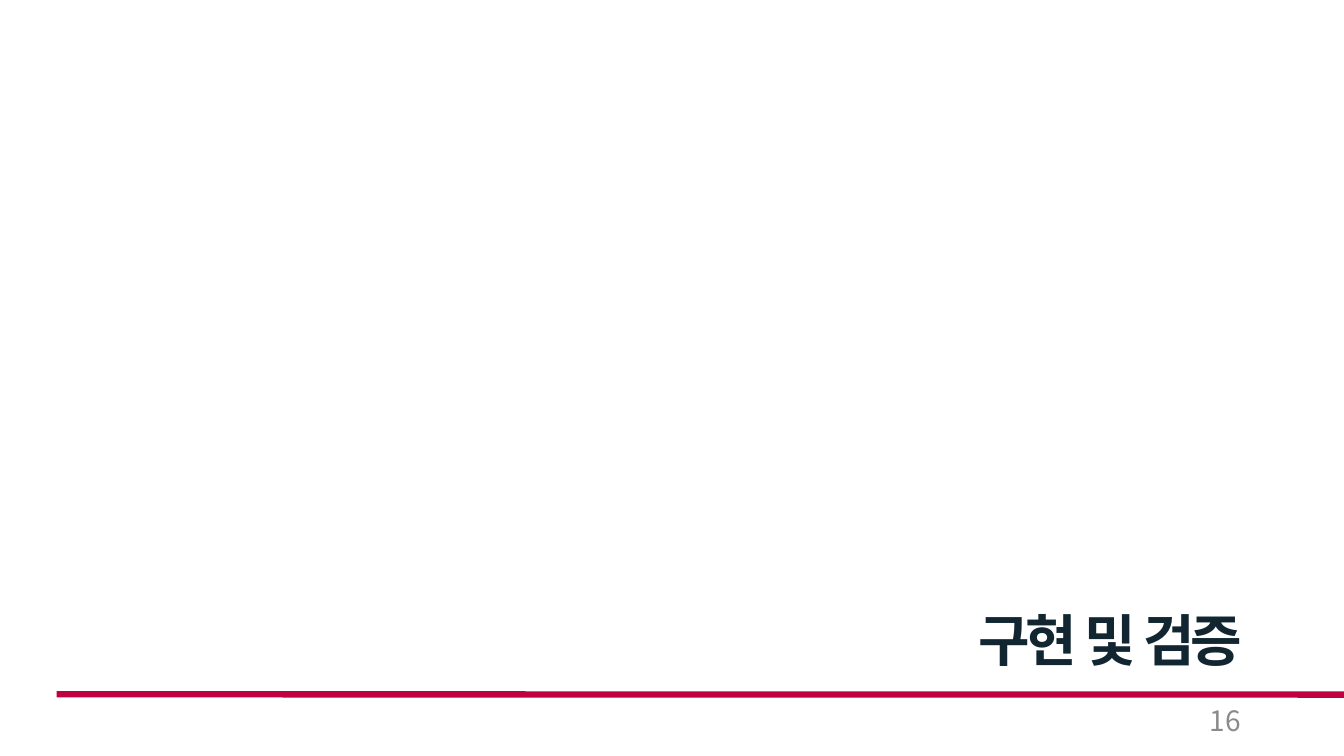
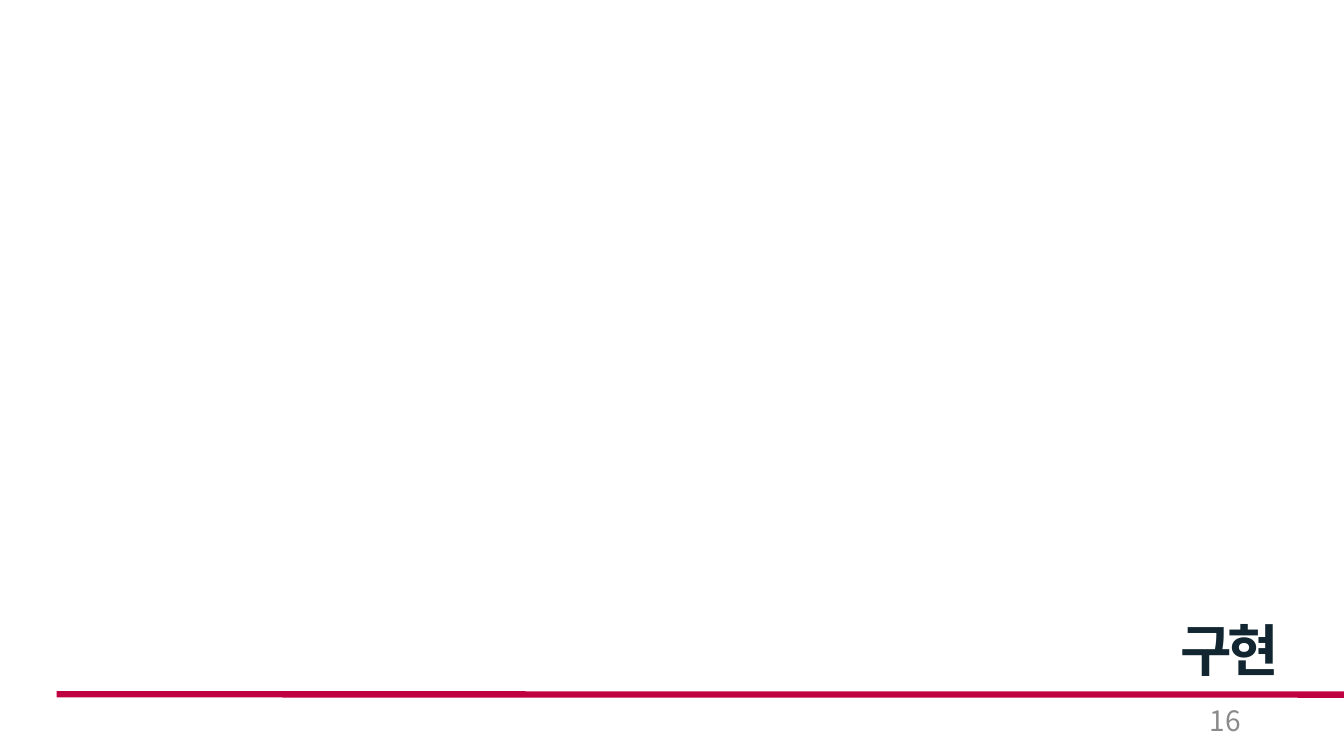
Before and after one commit to cong2738/my_RISC-V, a slide deck: slide 16 of Single Cycle RISC-V 발표_박호윤.pptx. Drawn at 1344x756 pixels with LibreOffice and Linux fonts; fonts in the diff are those of the drawing. Boxes give left, top, right and bottom in pixels: in the first picture for what was removed or moved away, otherwise in the second. Text is boxed around its words. In the diff, an @@ line names an element or a change of style, - is before the commit and + after.

```diff
--- a/Single Cycle RISC-V 발표_박호윤.pptx
+++ b/Single Cycle RISC-V 발표_박호윤.pptx
@@ text at [1181,624,1280,676]: text changed @@
-구현 및 검증
+구현
```
Also in this commit, not shown: 13 other slides changed, 1 slide added, 7 other files.
